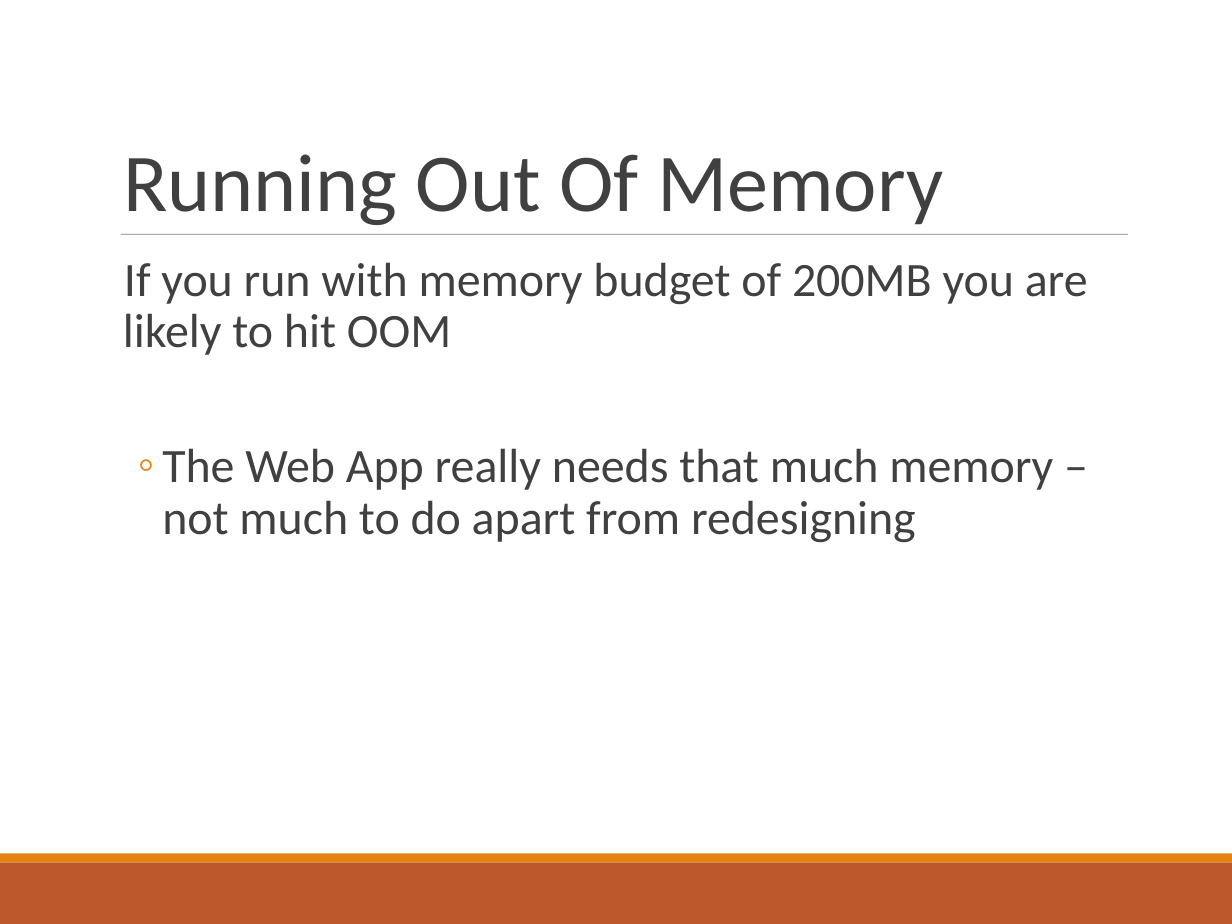
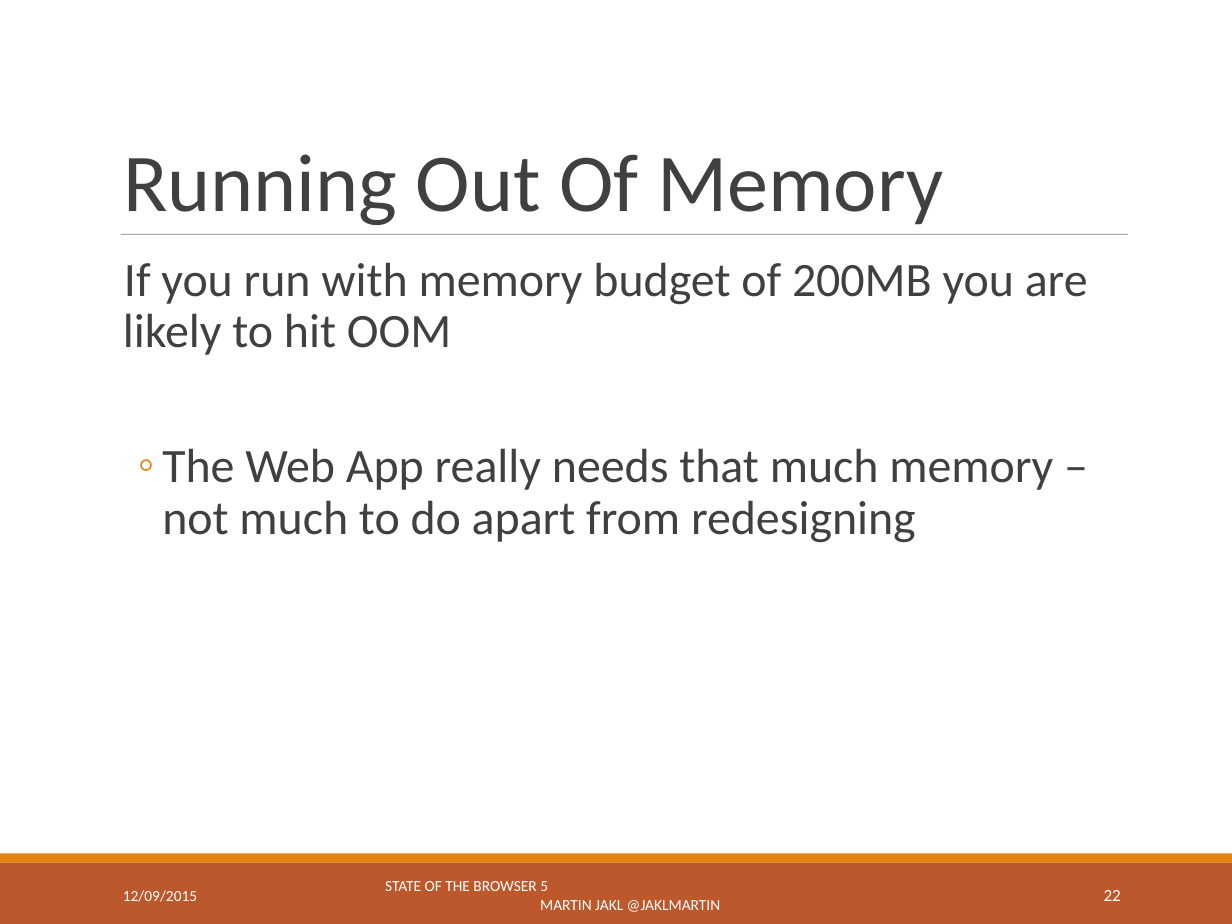
Before and after one commit to osel/Presentations, a slide deck: slide 22 of STOB5/Another_billion_STOB5.ppt. Drawn at 1232x924 pixels with LibreOffice and Linux fonts; fonts in the diff are those of the drawing. Boxes give left, top, right and bottom in pixels: in the first picture for what was removed or moved away, otherwise in the second. Text is boxed around its words. In the diff, an @@ line names an element or a change of style, - is before the commit and + after.

```diff
--- a/STOB5/Another_billion_STOB5.ppt
+++ b/STOB5/Another_billion_STOB5.ppt
@@ text added at [123, 890, 197, 902], 9 pt, text #FFFFFF @@
+12/09/2015
@@ text added at [385, 881, 720, 912], 9 pt, text #FFFFFF @@
+STATE OF THE BROWSER 5 MARTIN JAKL @JAKLMARTIN
@@ page number added at [1104, 890, 1121, 901], 10 pt, text #FFFFFF @@
+22
```
Also in this commit, not shown: 28 other slides changed, 1 slide added, 1 slide removed, 1 other file.
